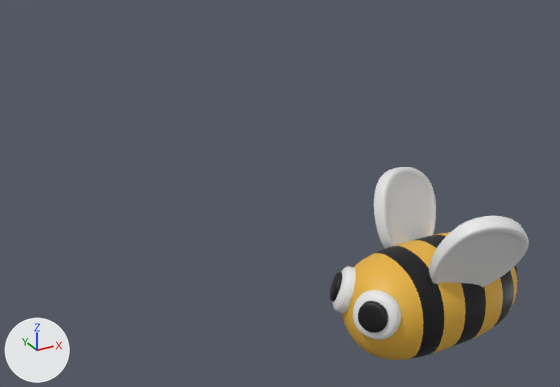
An edit to the FBX model AR_MemoryGame/Assets/FBX/Bee_1.fbx, drawn before and after from the same camera.
Both versions are drawn from a 50 mm lens placed at (-17.5, -67.1, 24.4), pointed at (4.8, -26.6, 4.2). Lighting does not change. The marker at lower left points along +X, +Y and +Z. Where no turn or scale is listed for an object, it has been applied to the vertices.

Before the edit, the objects in view are built like this:
```python
me_cube_030 = bpy.data.meshes.new('Cube.030')
me_cube_030.from_pydata(...)  # 1284 vertices, 1280 faces; spans x -0.78..0.6, y -0.91..2.89, z -0.87..0.93
me_cube_030.materials.append(mat_material_039)  # white #e7e7e7
me_cube_054 = bpy.data.meshes.new('Cube.054')
me_cube_054.from_pydata(...)  # 1284 vertices, 1280 faces; spans x -0.43..0.64, y -0.54..2.99, z -0.62..0.57
me_cube_054.materials.append(mat_material_040)  # black #000000
me_cube_071 = bpy.data.meshes.new('Cube.071')
me_cube_071.from_pydata(...)  # 3844 vertices, 3840 faces; spans x -1.0..16.3, y -0.8..1.0, z -1.5..0.9
me_cube_078 = bpy.data.meshes.new('Cube.078')
me_cube_078.from_pydata(...)  # 642 vertices, 640 faces; spans x -5.87..1.8, y -2.21..2.21, z -2.21..2.21
# faces by material slot: [448, 192]
me_cube_078.materials.append(mat_material_038)  # orange #e7b33d
me_cube_078.materials.append(mat_material_037)  # black #000000
ob_cube_068 = bpy.data.objects.new('Cube.068', me_cube_071)
ob_cube_068.location = (1.23, -48.18, 10.57)
ob_cube_068.rotation_euler = (0.357, -0.381, 1.294)  # degrees (20, -22, 74)
ob_cube_068.scale = (0.34, 2.2, 2.2)
ob_cube_069 = bpy.data.objects.new('Cube.069', me_cube_054)
ob_cube_069.location = (-2.67, -47.29, 8.71)
ob_cube_070 = bpy.data.objects.new('Cube.070', me_cube_030)
ob_cube_070.location = (-2.29, -47.05, 8.57)
ob_cube_072 = bpy.data.objects.new('Cube.072', me_cube_078)
ob_cube_072.location = (3.07, -46.07, 7.99)
```
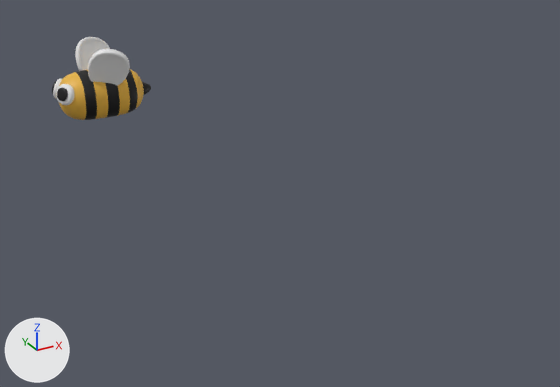
Boxes (x1, y1, x2, y2) around the edits, measured in the pictures (560 x 387 px; the box of a moved part takes in the faces that stretch with it):
'Cube.068', reshaped, moved, turned, rescaled: before (374, 167, 529, 287); after (52, 37, 151, 120)
'Cube.072', deleted: before (342, 232, 517, 360)
    faces in mat_material_038 (orange #e7b33d): (342, 232, 517, 360)
    faces in mat_material_037 (black #000000): (376, 235, 514, 359)
'Cube.070', deleted: before (333, 266, 401, 340)
'Cube.069', deleted (black): before (330, 272, 388, 333)
part 1 of me_cube_071, moved or reshaped: before (429, 216, 529, 287); after (88, 49, 130, 86)
part 2 of me_cube_071, moved or reshaped: before (374, 167, 436, 249); after (75, 37, 110, 71)
part 3 of me_cube_071, added: after (59, 69, 144, 120)
part 4 of me_cube_071, added: after (56, 84, 75, 105)
part 5 of me_cube_071, added: after (53, 78, 62, 99)
part 6 of me_cube_071, added: after (57, 88, 68, 101)
part 7 of me_cube_071, added: after (142, 82, 151, 95)

Edits to the bpy script that builds the scene:
```text
Add mat_material_015:
    mat_material_015 = principled_material('Material.015')
    mat_material_015.base_color = (0.8, 0.8, 0.8)  # white #e7e7e7
Change me_cube_071:
    used by ob_cube_068; location = (1.23, -48.18, 10.57); rotation_euler = (0.357, -0.381, 1.294), in degrees (20, -22, 74); scale = (0.34, 2.2, 2.2)
    remove me_cube_071.from_pydata(...)  # 3844 vertices, 3840 faces; spans x -1.0..16.3, y -0.8..1.0, z -1.5..0.9
    add me_cube_071.from_pydata(...)  # 7440 vertices, 7424 faces; spans x -3.1..5.7, y -3.3..3.2, z 2.4..9.2
    me_cube_071 part 1: the loose piece of 1922 vertices spanning x -1.0..1.0, y -0.8..0.8, z -0.9..0.9 is multiplied about its middle by the matrix ((0.086, -2.066, 0.532), (0.303, 0.289, -0.949), (0.126, 0.715, 1.918)), then moved by (1.2, -2.2, 7.2), in mat_material_015 (white #e7e7e7)
    me_cube_071 part 2: the loose piece of 1922 vertices spanning x 6.2..16.3, y -0.5..1.0, z -1.5..-0.1 is multiplied about its middle by the matrix ((0.086, -2.066, 0.532), (0.303, 0.289, -0.949), (0.126, 0.715, 1.918)), then moved by (-10.1, 1.8, 8.1), in mat_material_015 (white #e7e7e7)
    me_cube_071 part 3: a new loose piece of 642 vertices spanning x -2.8..4.9, y -2.3..2.1, z 2.4..6.8
    me_cube_071 part 4: a new loose piece of 642 vertices spanning x -3.1..-1.7, y -2.0..-0.2, z 4.3..6.1, in mat_material_039 (white #e7e7e7)
    me_cube_071 part 5: a new loose piece of 642 vertices spanning x -3.1..-1.7, y 0.1..1.8, z 4.3..6.1, in mat_material_039 (white #e7e7e7)
    me_cube_071 part 6: a new loose piece of 642 vertices spanning x -3.1..-2.0, y -1.8..-0.7, z 4.7..5.9, in mat_material_040 (black #000000)
    me_cube_071 part 7: a new loose piece of 386 vertices spanning x 3.8..5.7, y -0.7..0.6, z 3.9..5.2, in mat_material_040 (black #000000)
    add me_cube_071.materials.append(mat_material_015)  # white #e7e7e7
    add me_cube_071.materials.append(mat_material_038)  # orange #e7b33d
    add me_cube_071.materials.append(mat_material_037)  # black #000000
    add me_cube_071.materials.append(mat_material_040)  # black #000000
    add me_cube_071.materials.append(mat_material_039)  # white #e7e7e7
Remove ob_cube_072:
    ob_cube_072 = bpy.data.objects.new('Cube.072', me_cube_078)
    ob_cube_072.location = (3.07, -46.07, 7.99)
Change ob_cube_068:
    ob_cube_068.rotation_euler: (0.357, -0.381, 1.294) -> (0.0, 0.0, 0.0)  # degrees (20, -22, 74) -> degrees (0, 0, 0)
    ob_cube_068.scale: (0.34, 2.2, 2.2) -> (1.0, 1.0, 1.0)
    ob_cube_068.location: (1.23, -48.18, 10.57) -> (0.0, 0.0, 0.0)
Remove ob_cube_069:
    ob_cube_069 = bpy.data.objects.new('Cube.069', me_cube_054)
    ob_cube_069.location = (-2.67, -47.29, 8.71)
Remove ob_cube_070:
    ob_cube_070 = bpy.data.objects.new('Cube.070', me_cube_030)
    ob_cube_070.location = (-2.29, -47.05, 8.57)
```
